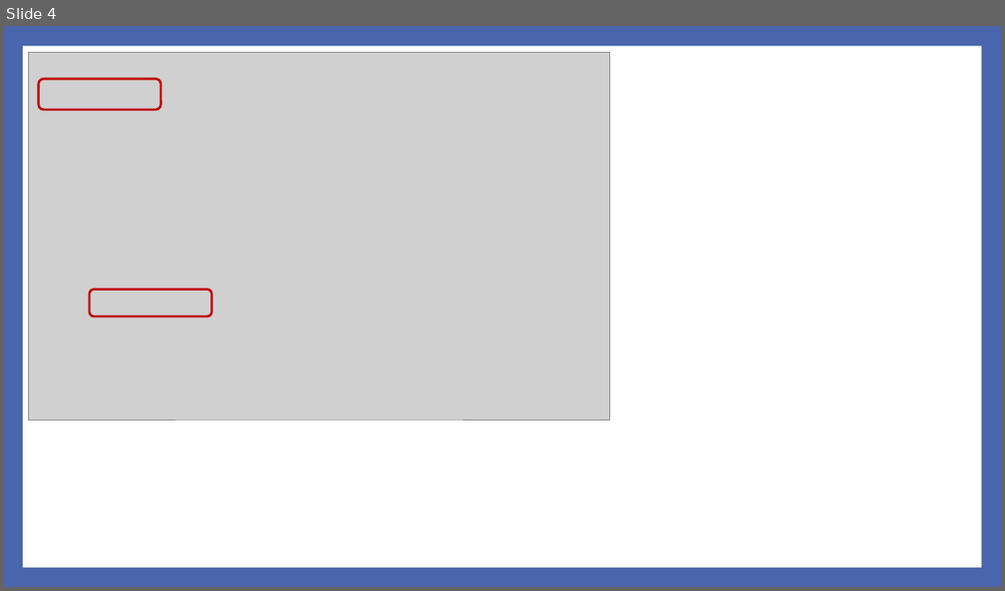
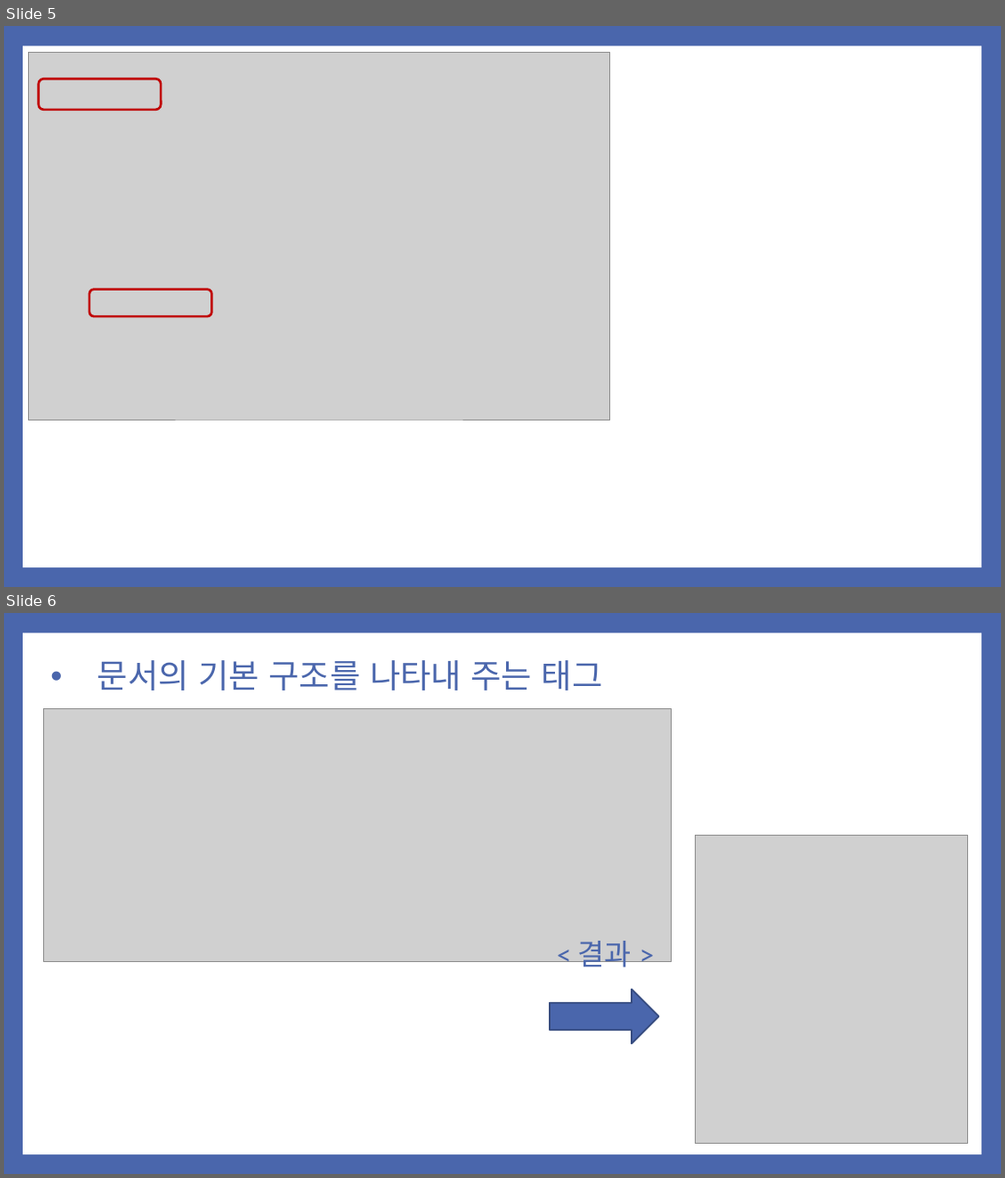
Before and after one commit to noheul1030/KOPO-HTML, a slide deck: 과제PPT/기업업무 1강.pptx. Shown one above the other, each under a label of ours: slide 4 before the commit, slides 5 and 6 after it. The pictures are 1005x591 and 1005x1178 pixels, drawn with LibreOffice and Linux fonts; fonts in the diff are those of the drawing; grey boxes stand for pictures. Boxes give left, top, right and bottom in pixels: in the first picture for what was removed or moved away, otherwise in the second. Text is boxed around its words. In the diff, an @@ line names an element or a change of style, - is before the commit and + after.

```diff
--- a/과제PPT/기업업무 1강.pptx
+++ b/과제PPT/기업업무 1강.pptx
@@ slide 6 added at (4, 613, 1001, 1174), background #4A66AC; not listed: 1 template element that a slide beside it also shows @@
@@ title added at (97, 660, 603, 690), 32 pt, text #4A66AC @@
+• 문서의 기본 구조를 나타내 주는 태그
@@ picture added at (43, 709, 671, 962) @@
@@ picture added at (695, 835, 968, 1144) @@
@@ text added at (578, 941, 631, 973), 28 pt, text #4A66AC @@
+< 결과 >
@@ right arrow added at (550, 989, 659, 1044), fill #4A66AC, outline #374B7F 1.5 pt @@
@@ what was slide 4 is now slide 5 @@
```
Also in this commit, not shown: 21 other slides added, 4 slides removed.
